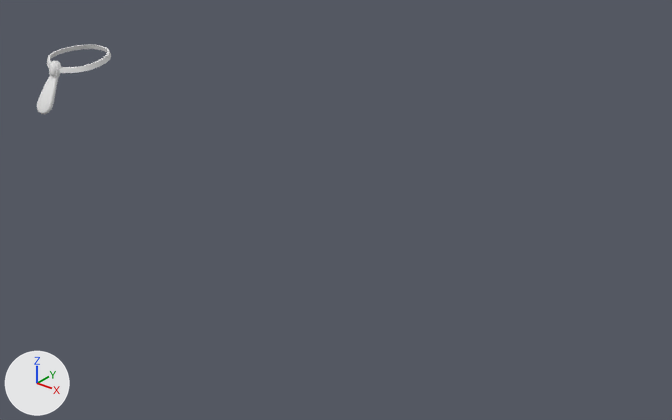
Renders of the Blender file Attires/Attires_Accessories/Attires_Accessories_Neckwears/Attires_Accessories_Neckwears_ALL.blend from each side of a commit.
Camera for both pictures: a camera (50 mm lens) standing at (12.612, -1.499, 2.259) and looking at (11.62, -0.258, 1.49). Arrows for +X, +Y and +Z are at lower left; the lights stay in place. The first picture is the older version.

In view in the first picture: 'Attire_Accessory_Neckwear_NobilityStone'.
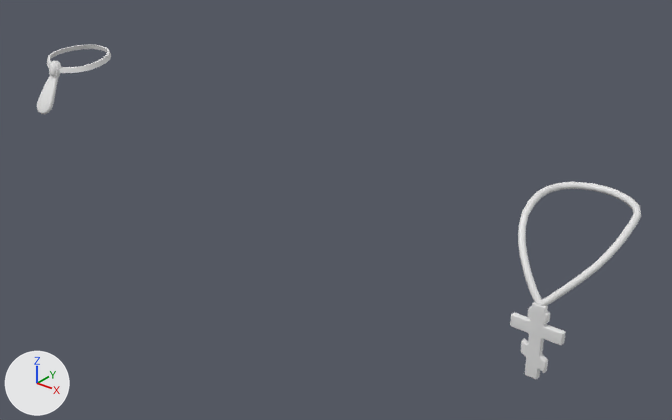
Diff of the bpy script that builds the scene:
```diff
--- a/Attires/Attires_Accessories/Attires_Accessories_Neckwears/Attires_Accessories_Neckwears_ALL.blend.py
+++ b/Attires/Attires_Accessories/Attires_Accessories_Neckwears/Attires_Accessories_Neckwears_ALL.blend.py
@@ me_attire_accessory_neckwear_orthodoxcross @@
+me_attire_accessory_neckwear_orthodoxcross.from_pydata(...)  # 424 vertices, 418 faces; spans x -0.102..0.102, y -0.152..0.095, z 1.216..1.525
@@ ob_attire_accessory_neckwear_orthodoxcross @@
+ob_attire_accessory_neckwear_orthodoxcross = bpy.data.objects.new('Attire_Accessory_Neckwear_OrthodoxCross', me_attire_accessory_neckwear_orthodoxcross)
+ob_attire_accessory_neckwear_orthodoxcross.location = (12.0, 0.0, 0.0)
```

What differs and where, as boxes [x1, y1, x2, y2] in the pictures (672 x 420 px):
'Attire_Accessory_Neckwear_OrthodoxCross', added
    after: [510, 182, 641, 379]
